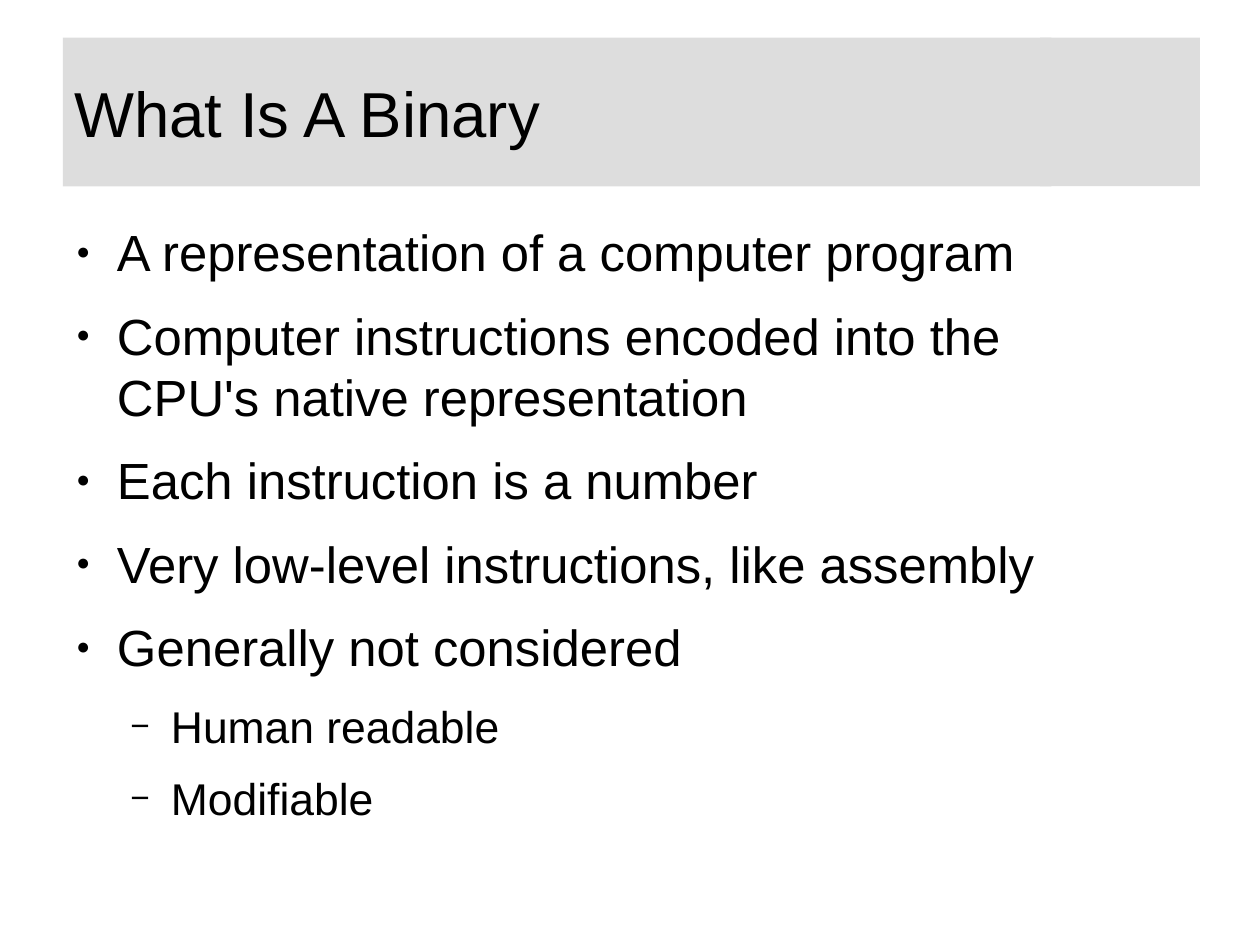
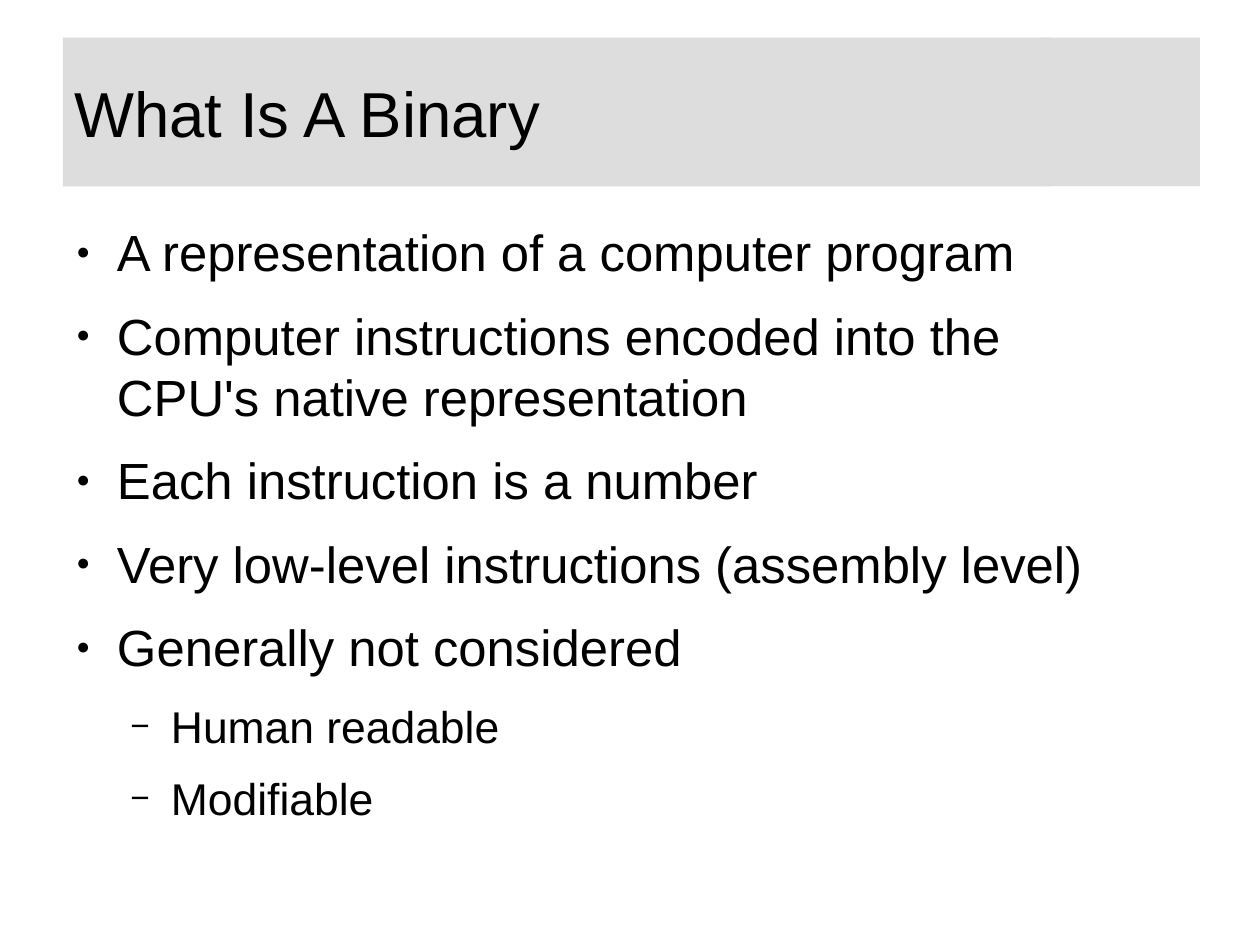
Before and after one commit to swarren/presentations, a slide deck: slide 2 of lcs-foss-intro/lcs-foss-intro.odp. Drawn at 1260x945 pixels with LibreOffice and Linux fonts; fonts in the diff are those of the drawing; background and template pictures are left out. Boxes give left, top, right and bottom in pixels: in the first picture for what was removed or moved away, otherwise in the second. Text is boxed around its words. In the diff, an @@ line names an element or a change of style, - is before the commit and + after.

```diff
--- a/lcs-foss-intro/lcs-foss-intro.odp
+++ b/lcs-foss-intro/lcs-foss-intro.odp
@@ text at bbox=[117, 546, 1082, 593]: text changed @@
-● Very low-level instructions, like assembly
+● Very low-level instructions (assembly level)
```
Also in this commit, not shown: 9 other slides changed, 2 slides added, 1 other file.
